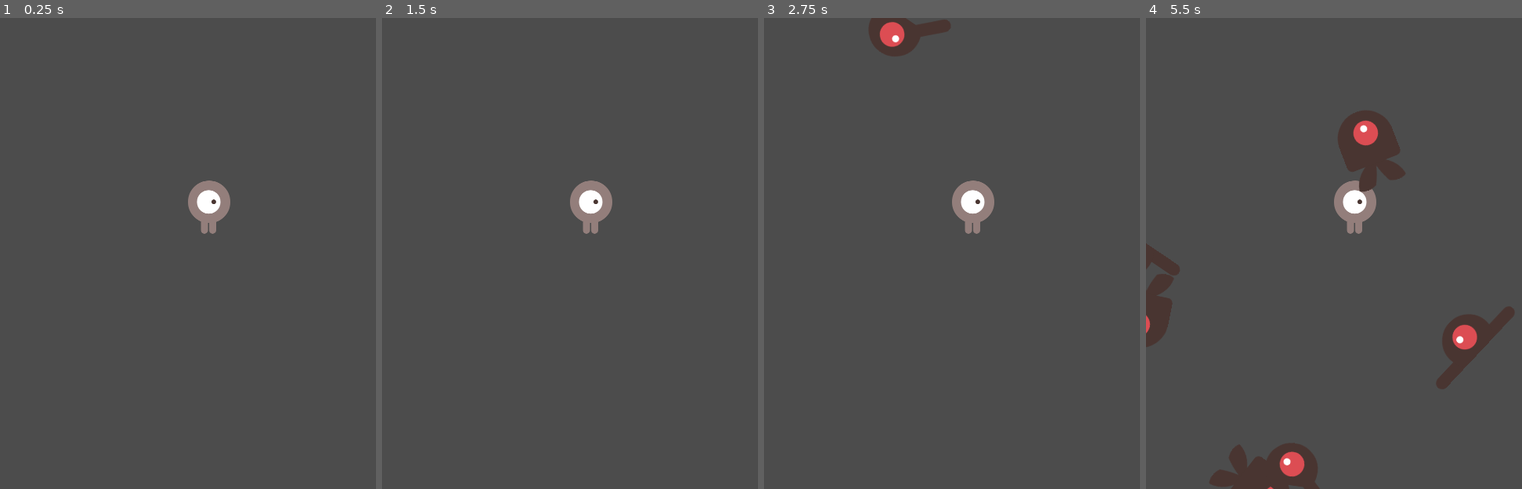
Above: before the commit, frames 1-4 (left to right).
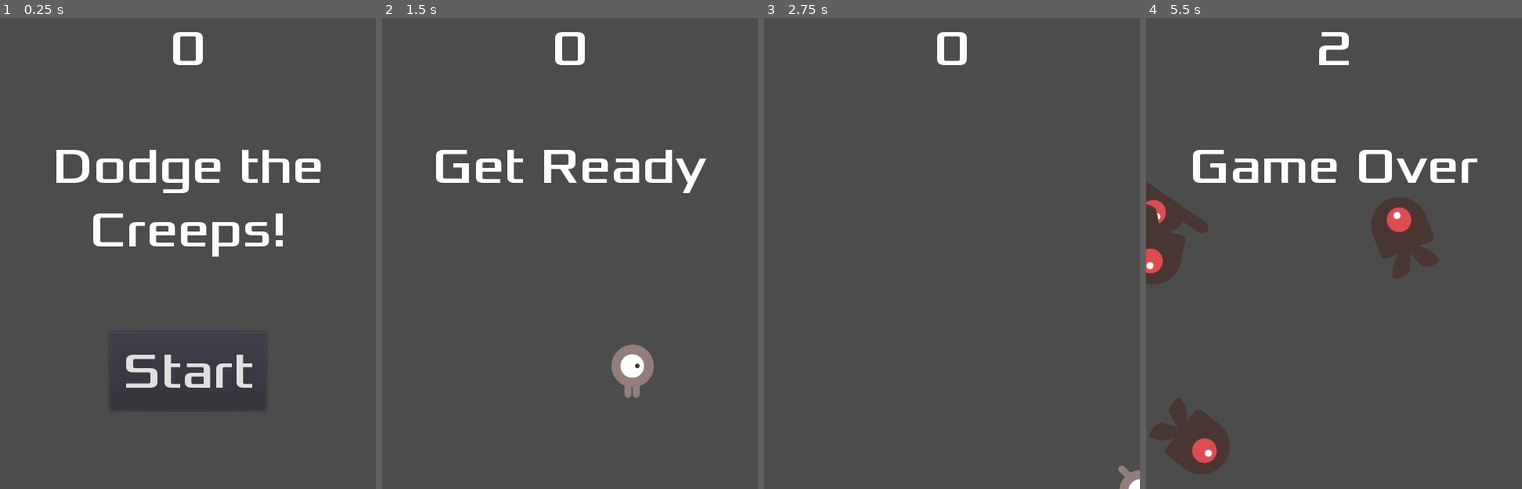
Above: after the commit, the same moments.

Repository: nukesz/game-development-godot
Game: Godot game, scene res://Main.tscn
Two runs of this game, one before a commit and one after it. Both use one fixed random seed, a clock stepped at 60 frames per second and the inputs below. Before the commit the project has no main scene; this scene is started directly in both runs.
Inputs (mouse positions are in pixels of both pictures, inside the frame that each line leads up to):
- Up to frame 1 (0.25 s): no input
- Up to frame 2 (1.5 s): click (570, 371) at 0.5 s, where only the run after the commit has a clickable "Start"; tap Enter at 1.25 s; hold Right (ui_right) from 1.28 s (still down)
- Up to frame 3 (2.75 s): release Right (ui_right) at 2.03 s; hold Down (ui_down) from 2.03 s (still down)
- Up to frame 4 (5.5 s): release Down (ui_down) at 2.78 s; hold Right (ui_right) 2.78-3.53 s; hold Up (ui_up) 3.53-4.28 s; hold Left (ui_left) from 4.28 s (still down)

The runs differ from the first frame. In frame 1, 5.7% of the frame differs, in the area x 15-86%, y 3-84%; in frame 2, 4.2%; in frame 3, 2.5%; in frame 4, 14%, in the area x 0-98%, y 3-100%.
Error before the commit: Parse Error: Parse error: Spaces used before tabs on a line (res://Player.gd:34)

Commit message:
Added HUD

Diff:
--- /dev/null
+++ b/OfficialFirstGame/HUD.gd
@@ -0,0 +1,26 @@
+extends CanvasLayer
+
+signal start_game
+
+func show_message(text):
+    $MessageLabel.text = text
+    $MessageLabel.show()
+    $MessageTimer.start()
+
+
+func show_game_over():
+    show_message("Game Over")
+    yield($MessageTimer, "timeout")
+    $StartButton.show()
+    $MessageLabel.text = "Dodge the Creeps!"
+    $MessageLabel.show()
+
+func update_score(score):
+    $ScoreLabel.text = str(score)
+
+func _on_StartButton_pressed():
+    $StartButton.hide()
+    emit_signal("start_game")
+
+func _on_MessageTimer_timeout():
+    $MessageLabel.hide()
--- /dev/null
+++ b/OfficialFirstGame/HUD.tscn
@@ -0,0 +1,123 @@
+[gd_scene load_steps=6 format=2]
+
+[ext_resource path="res://HUD.gd" type="Script" id=1]
+[ext_resource path="res://fonts/Xolonium-Regular.ttf" type="DynamicFontData" id=2]
+
+[sub_resource type="DynamicFont" id=2]
+
+size = 64
+use_mipmaps = false
+use_filter = true
+font_data = ExtResource( 2 )
+_sections_unfolded = [ "Font", "Resource", "Settings" ]
+
+[sub_resource type="DynamicFont" id=1]
+
+size = 64
+use_mipmaps = false
+use_filter = false
+font_data = ExtResource( 2 )
+_sections_unfolded = [ "Extra Spacing", "Font", "Font/fallback", "Resource", "Settings" ]
+
+[sub_resource type="DynamicFont" id=3]
+
+size = 64
+use_mipmaps = false
+use_filter = true
+font_data = ExtResource( 2 )
+_sections_unfolded = [ "Font", "Settings" ]
+
+[node name="HUD" type="CanvasLayer" index="0"]
+
+layer = 1
+offset = Vector2( 0, 0 )
+rotation = 0.0
+scale = Vector2( 1, 1 )
+transform = Transform2D( 1, 0, 0, 1, 0, 0 )
+script = ExtResource( 1 )
+
+[node name="ScoreLabel" type="Label" parent="." index="0"]
+
+anchor_left = 0.5
+anchor_top = 0.0
+anchor_right = 0.5
+anchor_bottom = 0.0
+margin_left = -25.0
+margin_right = 25.0
+margin_bottom = 100.0
+rect_pivot_offset = Vector2( 0, 0 )
+rect_clip_content = false
+mouse_filter = 2
+mouse_default_cursor_shape = 0
+size_flags_horizontal = 1
+size_flags_vertical = 4
+custom_fonts/font = SubResource( 2 )
+text = "0"
+align = 1
+percent_visible = 1.0
+lines_skipped = 0
+max_lines_visible = -1
+_sections_unfolded = [ "Focus", "Grow Direction", "Hint", "Margin", "Mouse", "Rect", "Size Flags", "custom_fonts" ]
+
+[node name="MessageLabel" type="Label" parent="." index="1"]
+
+anchor_left = 0.5
+anchor_top = 0.5
+anchor_right = 0.5
+anchor_bottom = 0.5
+margin_left = -200.0
+margin_top = -150.0
+margin_right = 200.0
+margin_bottom = 9.0
+rect_pivot_offset = Vector2( 0, 0 )
+rect_clip_content = false
+mouse_filter = 2
+mouse_default_cursor_shape = 0
+size_flags_horizontal = 1
+size_flags_vertical = 4
+custom_fonts/font = SubResource( 1 )
+text = "Dodge the Creeps!"
+align = 1
+autowrap = true
+percent_visible = 1.0
+lines_skipped = 0
+max_lines_visible = -1
+_sections_unfolded = [ "Margin", "Theme", "custom_fonts" ]
+
+[node name="StartButton" type="Button" parent="." index="2"]
+
+anchor_left = 0.5
+anchor_top = 1.0
+anchor_right = 0.5
+anchor_bottom = 1.0
+margin_left = -100.0
+margin_top = -200.0
+margin_right = 100.0
+margin_bottom = -100.0
+rect_pivot_offset = Vector2( 0, 0 )
+rect_clip_content = false
+focus_mode = 2
+mouse_filter = 0
+mouse_default_cursor_shape = 0
+size_flags_horizontal = 1
+size_flags_vertical = 1
+custom_fonts/font = SubResource( 3 )
+toggle_mode = false
+enabled_focus_mode = 2
+shortcut = null
+group = null
+text = "Start"
+flat = false
+align = 1
+_sections_unfolded = [ "Margin", "custom_fonts" ]
+
+[node name="MessageTimer" type="Timer" parent="." index="3"]
+
+process_mode = 1
+wait_time = 2.0
+one_shot = true
+autostart = false
+
+[connection signal="pressed" from="StartButton" to="." method="_on_StartButton_pressed"]
+
+[connection signal="timeout" from="MessageTimer" to="." method="_on_MessageTimer_timeout"]
--- a/OfficialFirstGame/Main.gd
+++ b/OfficialFirstGame/Main.gd
@@ -5,29 +5,33 @@
 
 func _ready():
     randomize()
-    new_game()
 
 func game_over():
     $ScoreTimer.stop()
     $MobTimer.stop()
+    $HUD.show_game_over()
 
 func new_game():
+    print("meg lettem hivvvva")
     score = 0
     $Player.start($StartPosition.position)
     $StartTimer.start()
+    $HUD.update_score(score)
+    $HUD.show_message("Get Ready")
 
 func _on_StartTimer_timeout():
-	print("_on_StartTimer_timeout")
-	$MobTimer.start()
-	$ScoreTimer.start()
+    print("_on_StartTimer_timeout")
+    $MobTimer.start()
+    $ScoreTimer.start()
 
 func _on_ScoreTimer_timeout():
-	print("_on_ScoreTimer_timeout")
-	score += 1
+    print("_on_ScoreTimer_timeout")
+    score += 1
+    $HUD.update_score(score)
 
 func _on_MobTimer_timeout():
     print("Spawning mob")
-	# Choose a random location on Path2D.
+    # Choose a random location on Path2D.
     $MobPath/MobSpawnLocation.set_offset(randi())
     # Create a Mob instance and add it to the scene.
     var mob = Mob.instance()
--- a/OfficialFirstGame/Main.tscn
+++ b/OfficialFirstGame/Main.tscn
@@ -1,8 +1,9 @@
-[gd_scene load_steps=5 format=2]
+[gd_scene load_steps=6 format=2]
 
 [ext_resource path="res://Main.gd" type="Script" id=1]
 [ext_resource path="res://Mob.tscn" type="PackedScene" id=2]
 [ext_resource path="res://Player.tscn" type="PackedScene" id=3]
+[ext_resource path="res://HUD.tscn" type="PackedScene" id=4]
 
 [sub_resource type="Curve2D" id=1]
 
@@ -11,7 +12,7 @@
 "points": PoolVector2Array( 0, 0, 0, 0, 1, -19, 0, 0, 0, 0, 482, -19, 0, 0, 0, 0, 482, 582, 0, 0, 0, 0, 1, 582, 0, 0, 0, 0, 1, -19 )
 }
 
-[node name="Main" type="Node" index="0"]
+[node name="Main" type="Node"]
 
 script = ExtResource( 1 )
 Mob = ExtResource( 2 )
@@ -39,7 +40,7 @@
 process_mode = 1
 wait_time = 2.0
 one_shot = true
-autostart = true
+autostart = false
 
 [node name="StartPosition" type="Position2D" parent="." index="4"]
 
@@ -48,6 +49,7 @@
 
 [node name="MobPath" type="Path2D" parent="." index="5"]
 
+editor/display_folded = true
 self_modulate = Color( 0.5, 0.6, 1, 0.7 )
 position = Vector2( -2, 19 )
 curve = SubResource( 1 )
@@ -63,6 +65,8 @@
 loop = true
 lookahead = 4.0
 
+[node name="HUD" parent="." index="6" instance=ExtResource( 4 )]
+
 [connection signal="hit" from="Player" to="." method="game_over"]
 
 [connection signal="timeout" from="MobTimer" to="." method="_on_MobTimer_timeout"]
@@ -70,3 +74,5 @@
 [connection signal="timeout" from="ScoreTimer" to="." method="_on_ScoreTimer_timeout"]
 
 [connection signal="timeout" from="StartTimer" to="." method="_on_StartTimer_timeout"]
+
+[connection signal="start_game" from="HUD" to="." method="new_game"]
--- a/OfficialFirstGame/Mob.gd
+++ b/OfficialFirstGame/Mob.gd
@@ -8,4 +8,4 @@
     $AnimatedSprite.animation = mob_types[randi() % mob_types.size()]
 
 func _on_Visibility_screen_exited():
-	queue_free()
+    queue_free()
--- a/OfficialFirstGame/Player.gd
+++ b/OfficialFirstGame/Player.gd
@@ -31,13 +31,13 @@
     position.y = clamp(position.y, 0, screensize.y)
 
     if velocity.x != 0:
-    	$AnimatedSprite.animation = "right"
-    	$AnimatedSprite.flip_v = false
-    	# See the note below about boolean assignment
-    	$AnimatedSprite.flip_h = velocity.x < 0
+        $AnimatedSprite.animation = "right"
+        $AnimatedSprite.flip_v = false
+        # See the note below about boolean assignment
+        $AnimatedSprite.flip_h = velocity.x < 0
     elif velocity.y != 0:
-    	$AnimatedSprite.animation = "up"
-    	$AnimatedSprite.flip_v = velocity.y > 0
+        $AnimatedSprite.animation = "up"
+        $AnimatedSprite.flip_v = velocity.y > 0
 
 func _on_Player_body_entered(body):
     hide() # Player disappears after being hit.
--- a/OfficialFirstGame/project.godot
+++ b/OfficialFirstGame/project.godot
@@ -11,6 +11,7 @@
 [application]
 
 config/name="OfficialFirstGame"
+run/main_scene="res://Main.tscn"
 config/icon="res://icon.png"
 
 [display]
